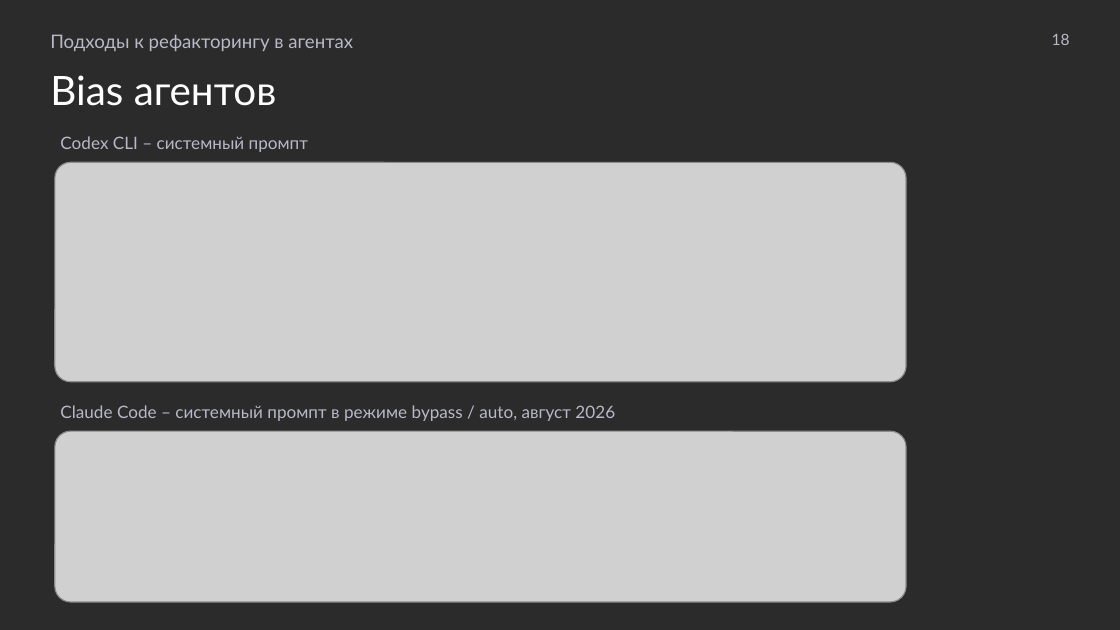
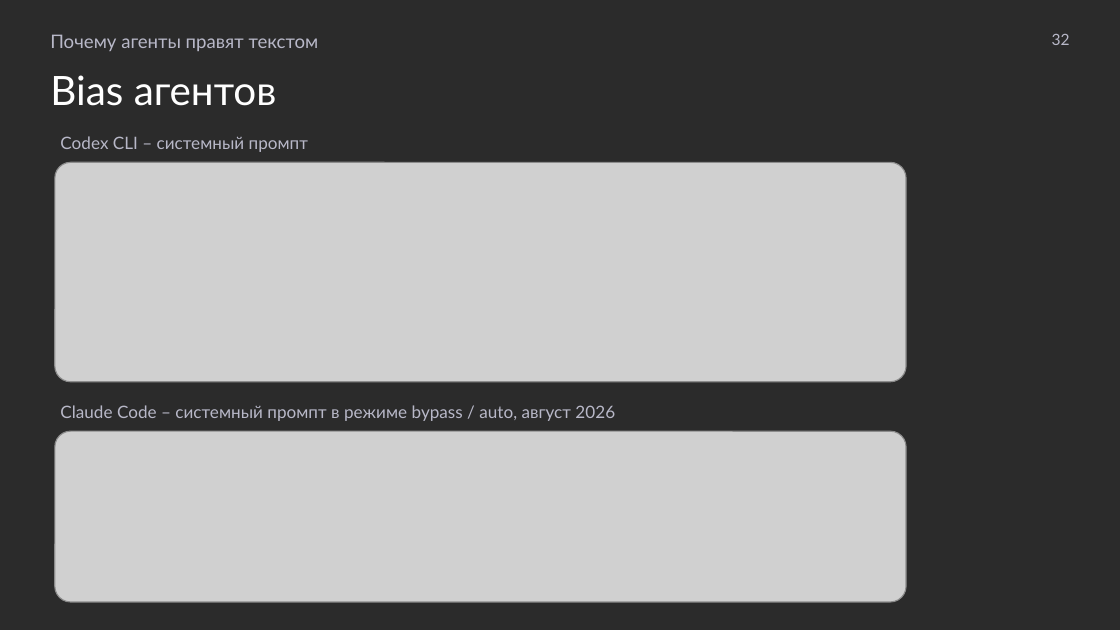
Before and after one commit to MchKosticyn/ide-refactoring-in-ai-agents, a slide deck: slide 32 of Доклад_ Рефакторинг в ИИ-агентах.pptx (slide 18 before the commit). Drawn at 1120x630 pixels with LibreOffice and Linux fonts; fonts in the diff are those of the drawing; grey boxes stand for pictures; background and template pictures are left out; a plain dark background stands for a picture behind light text. Boxes give left, top, right and bottom in pixels: in the first picture for what was removed or moved away, otherwise in the second. Text is boxed around its words. In the diff, an @@ line names an element or a change of style, - is before the commit and + after.

```diff
--- a/Доклад_ Рефакторинг в ИИ-агентах.pptx
+++ b/Доклад_ Рефакторинг в ИИ-агентах.pptx
@@ text at <box>50,34,319,51</box>: text changed @@
-Подходы к рефакторингу в агентах
+Почему агенты правят текстом
@@ text at <box>1052,34,1070,45</box>: text changed @@
-18
+32
```
Also in this commit, not shown: 27 other slides changed, 2 slides added, 1 slide removed, 1 other file.
